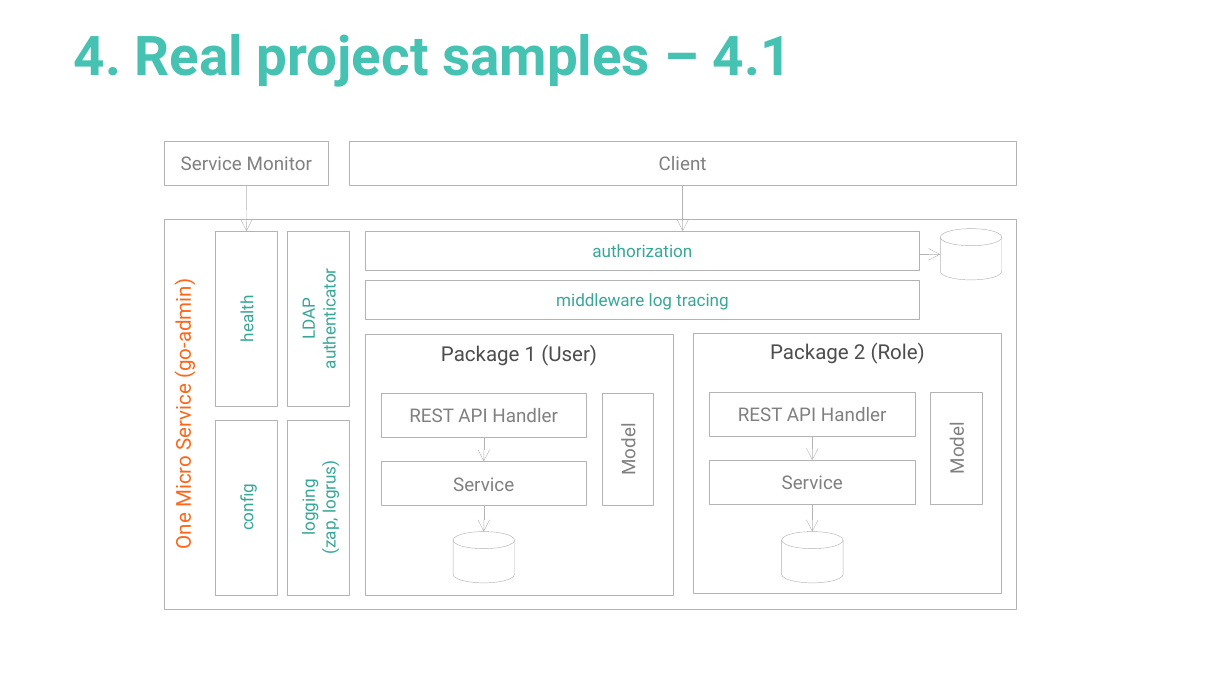
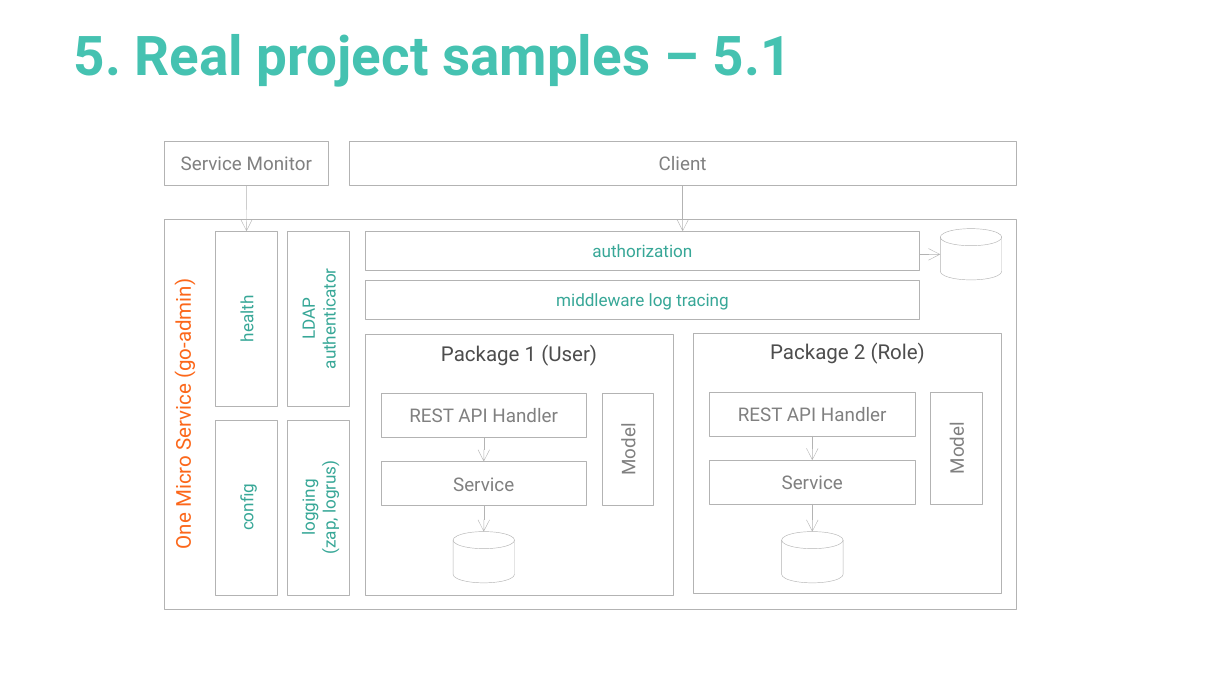
Before and after one commit to go-tutorials/overview, a slide deck: slide 25 of go-tutorial.pptx (slide 23 before the commit). Drawn at 1232x693 pixels with LibreOffice and Linux fonts; fonts in the diff are those of the drawing. Boxes give left, top, right and bottom in pixels: in the first picture for what was removed or moved away, otherwise in the second. Text is boxed around its words. In the diff, an @@ line names an element or a change of style, - is before the commit and + after.

```diff
--- a/go-tutorial.pptx
+++ b/go-tutorial.pptx
@@ title at (x1=74, y1=34, x2=792, y2=87): text changed @@
-4. Real project samples – 4.1
+5. Real project samples – 5.1
```
Also in this commit, not shown: 5 other slides changed, 2 slides added, 1 other file.
